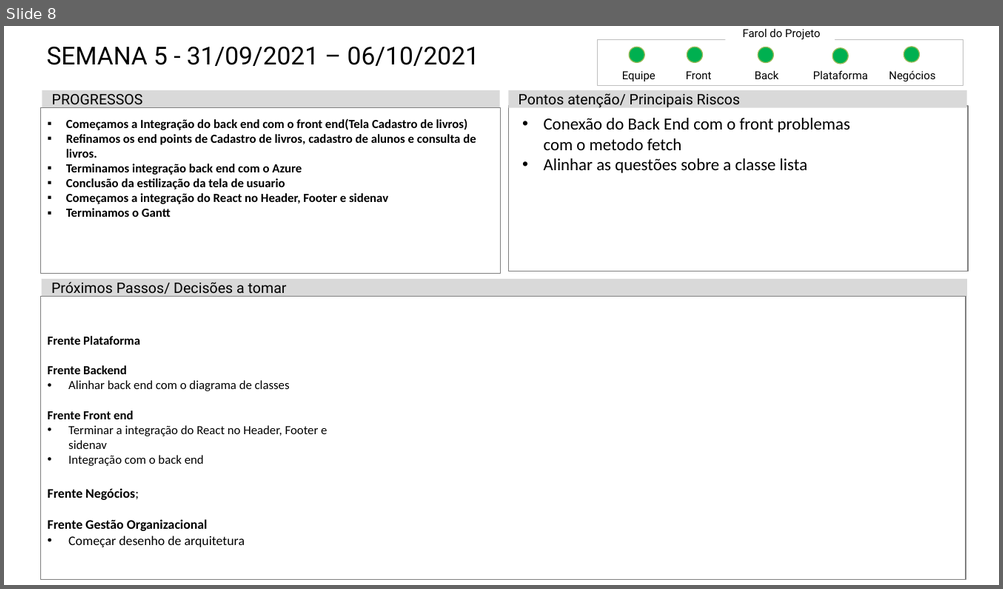
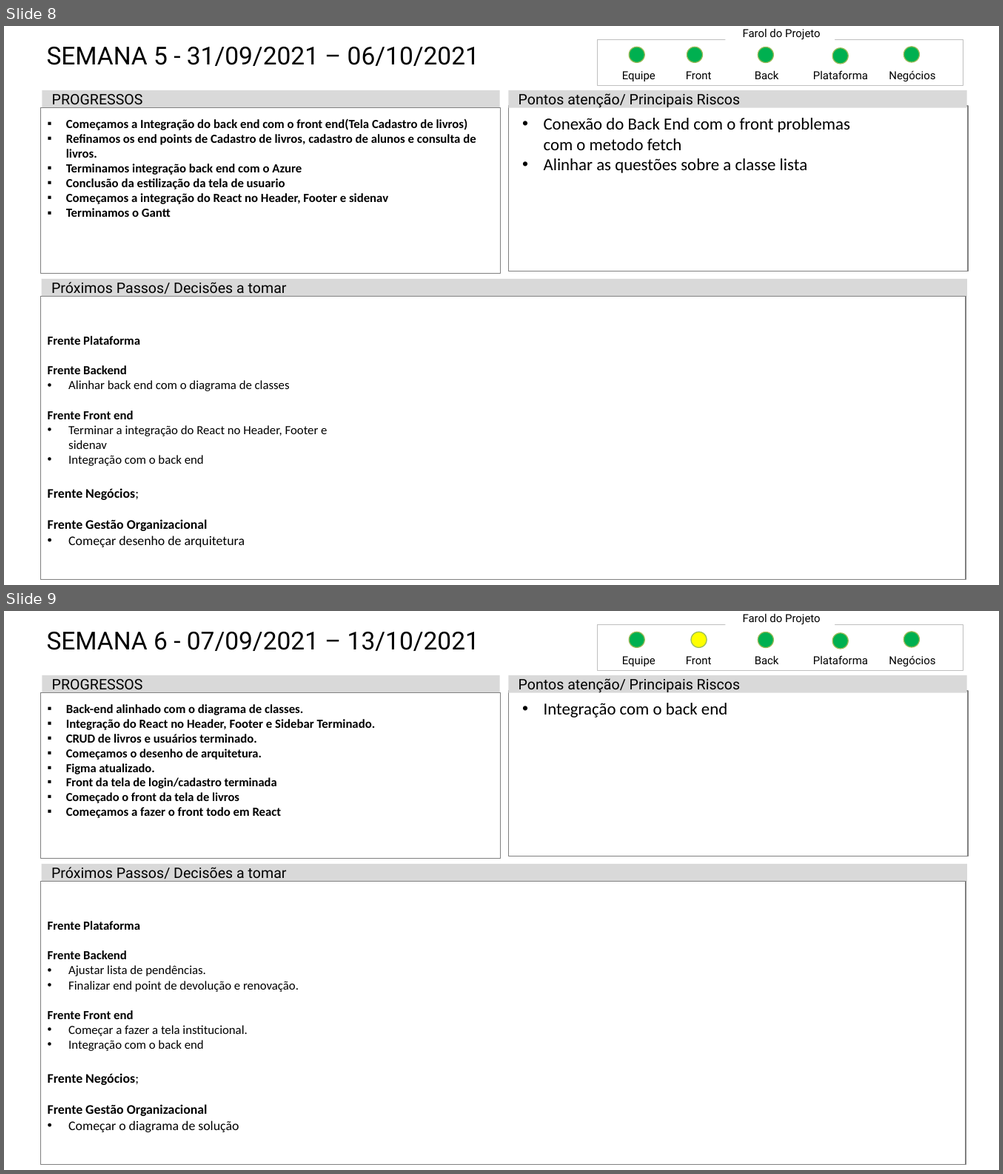
Before and after one commit to Luis-Silva80/grupo05-adsa, a slide deck: Documentação/EngenhariaDeSoftware/Mod_Status_Report-PI20202.pptx. Shown one above the other, each under a label of ours: slide 8 before the commit, slides 8 and 9 after it. The pictures are 1003x589 and 1003x1174 pixels, drawn with LibreOffice and Linux fonts; fonts in the diff are those of the drawing. Boxes give left, top, right and bottom in pixels: in the first picture for what was removed or moved away, otherwise in the second. Text is boxed around its words. In the diff, an @@ line names an element or a change of style, - is before the commit and + after.

Commit message:
add status report 06/10

```diff
--- a/Documentação/EngenhariaDeSoftware/Mod_Status_Report-PI20202.pptx
+++ b/Documentação/EngenhariaDeSoftware/Mod_Status_Report-PI20202.pptx
@@ slide 9 added at (4,611,999,1170), background #FFFFFF @@
@@ title added at (47,632,479,651), 26.5 pt, text #000000 @@
+SEMANA 6 - 07/09/2021 – 13/10/2021
@@ rectangle added at (597,624,963,670), outline #BFBFBF 0.5 pt @@
@@ ellipse added at (629,632,644,647), fill #00B050, outline #9BBB59 1 pt @@
@@ ellipse added at (691,632,706,647), fill #FFFF00, outline #9BBB59 1 pt @@
@@ text added at (743,613,820,624), 11.8 pt, text #000000 @@
+Farol do Projeto
@@ ellipse added at (758,632,774,647), fill #00B050, outline #9BBB59 1 pt @@
@@ ellipse added at (903,631,919,647), fill #00B050, outline #9BBB59 1 pt @@
@@ ellipse added at (832,633,848,649), fill #00B050, outline #9BBB59 1 pt @@
@@ rectangle added at (42,675,500,693), fill #D9D9D9, 15.4 pt, text #000000 @@
+PROGRESSOS
@@ rectangle added at (508,675,966,693), fill #D9D9D9, 15.4 pt, text #000000 @@
+Pontos atenção/ Principais Riscos
@@ text added at (622,656,655,667), 11.8 pt, text #000000 @@
+Equipe
@@ text added at (686,656,711,664), 11.8 pt, text #000000 @@
+Front
@@ text added at (754,655,779,664), 11.8 pt, text #000000 @@
+Back
@@ text added at (813,655,868,664), 11.8 pt, text #000000 @@
+Plataforma
@@ text added at (888,655,935,667), 11.8 pt, text #000000 @@
+Negócios
@@ rectangle added at (40,693,500,859), outline #808080 1 pt, 13.2 pt, text #000000, bold @@
+  ▪ Back-end alinhado com o diagrama de classes.
+  ▪ Integração do React no Header, Footer e Sidebar Terminado.
+  ▪ CRUD de livros e usuários terminado.
+  ▪ Começamos o desenho de arquitetura.
+  ▪ Figma atualizado.
+  ▪ Front da tela de login/cadastro terminada
+  ▪ Começado o front da tela de livros
+  ▪ Começamos a fazer o front todo em React
@@ rectangle added at (508,691,967,857), outline #808080 1 pt @@
@@ text added at (543,703,727,718), 18 pt, text #000000 @@
+  • Integração com o back end
@@ rectangle added at (42,864,967,882), fill #D9D9D9, 15.4 pt, text #000000 @@
+Próximos Passos/ Decisões a tomar
@@ rectangle added at (40,882,965,1165), outline #808080 1 pt, 13.2 pt, text #000000 @@
+  Frente Plataforma
+  Frente Backend
+  • Ajustar lista de pendências.
+  • Finalizar end point de devolução e renovação.
+  Frente Front end
+  • Começar a fazer a tela institucional.
+  • Integração com o back end
+  Frente Negócios;
+  Frente Gestão Organizacional
+  • Começar o diagrama de solução
```
